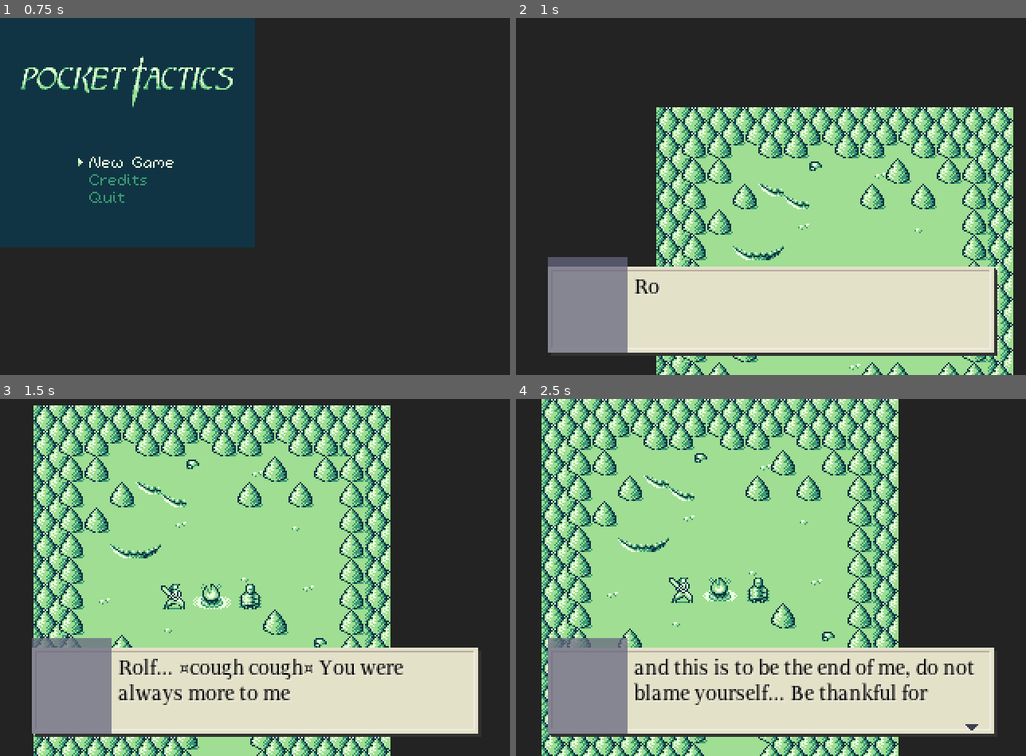
Above: before the commit, frames 1-4 (two rows, left to right).
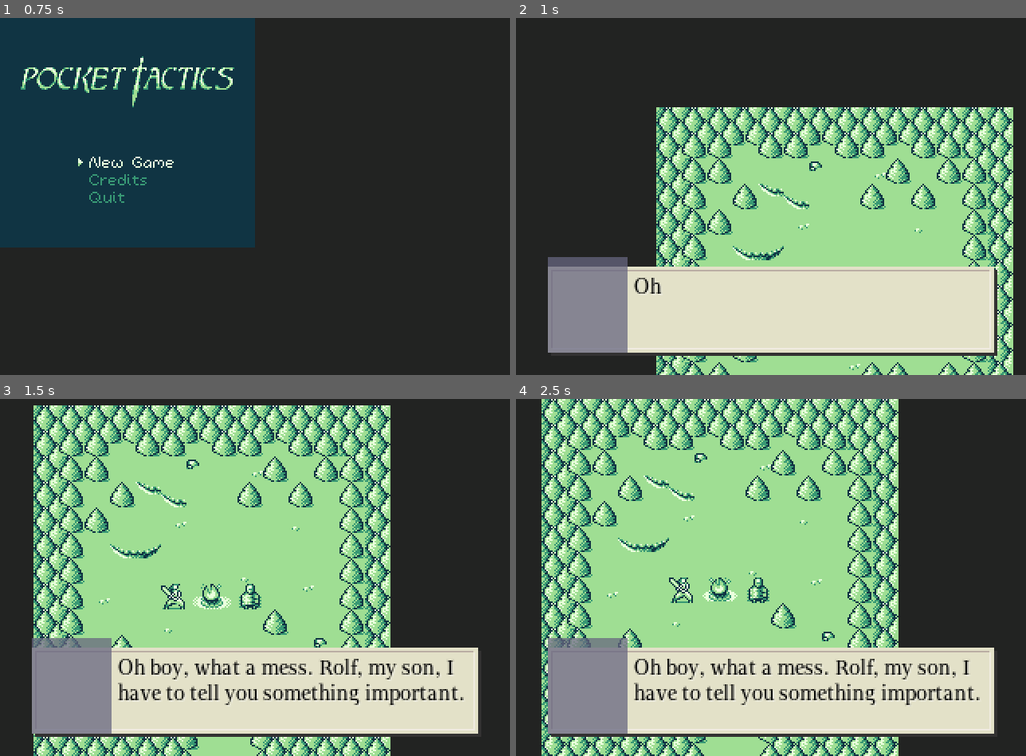
Above: after the commit, the same moments.

Repository: kevinlights/titan_tactics
Game: Godot game, scene res://scenes/landing.tscn
Two runs of this game, one before a commit and one after it. Both use one fixed random seed, a clock stepped at 60 frames per second and the inputs below.
Inputs (mouse positions are in pixels of both pictures, inside the frame that each line leads up to):
- Up to frame 1 (0.75 s): click "New Game" at 0.5 s
- Up to frame 2 (1 s): no input
- Up to frame 3 (1.5 s): move the mouse to (367, 559) at 1.27 s; hold Right (ui_right) from 1.28 s (still down); tap Keypad Enter (ui_accept) at 1.35 s
- Up to frame 4 (2.5 s): tap Keypad Enter (ui_accept) at 1.52, 1.82, 2.1, 2.27 s; move the mouse to (669, 595) at 2.02 s; release Right (ui_right) at 2.03 s; hold Down (ui_down) from 2.03 s (still down)

Frame 1 is identical in both runs. In frame 2, 0.2% of the frame differs, in the area x 23-29%, y 72-78%; in frame 3, 2.9%; in frame 4, 3.2%, in the area x 23-91%, y 72-93%.

Commit message:
Testing loading with new dialogue content

Diff:
--- a/example/3d_world.tscn
+++ b/example/3d_world.tscn
@@ -79,7 +79,7 @@
 pixel_size = 0.2
 axis = 1
 frames = SubResource( 10 )
-frame = 1
+frame = 4
 playing = true
 
 [node name="AnimatedSprite3D2" type="AnimatedSprite3D" parent="."]
@@ -90,6 +90,7 @@
 pixel_size = 0.2
 axis = 1
 frames = SubResource( 10 )
+frame = 3
 playing = true
 
 [node name="DirectionalLight" type="DirectionalLight" parent="."]
--- a/scenes/levels/level_0.tscn
+++ b/scenes/levels/level_0.tscn
@@ -1,143 +1,11 @@
-[gd_scene load_steps=25 format=2]
+[gd_scene load_steps=13 format=2]
 
 [ext_resource path="res://gfx/Animated/oldman.png" type="Texture" id=1]
 [ext_resource path="res://scenes/levels/level_meta_tileset.tres" type="TileSet" id=2]
 [ext_resource path="res://gfx/Maps/lv0.png" type="Texture" id=3]
 [ext_resource path="res://gfx/Animated/campfire.png" type="Texture" id=4]
-[ext_resource path="res://scripts/pt_dialogue.gd" type="Script" id=10]
+[ext_resource path="res://resources/intro_cutscene.dialogue" type="Resource" id=5]
 [ext_resource path="res://scripts/level.gd" type="Script" id=11]
-
-[sub_resource type="Resource" id=1]
-script = ExtResource( 10 )
-dialogue_id = "opening"
-portrait = 8
-trigger = 4
-trigger_id = ""
-title = "Ulrich:"
-text = "Rolf… ¤cough cough¤ You were always more to me"
-branches = [  ]
-audio_theme = ""
-
-[sub_resource type="Resource" id=2]
-script = ExtResource( 10 )
-dialogue_id = "response"
-portrait = 8
-trigger = 5
-trigger_id = "opening"
-title = ""
-text = "than a foster son… You are a close friend… If I do not make it before you return|and this is to be the end of me, do not blame yourself… Be thankful for|the days we have spent together…"
-branches = [  ]
-audio_theme = ""
-
-[sub_resource type="Resource" id=3]
-script = ExtResource( 10 )
-dialogue_id = "old"
-portrait = 6
-trigger = 5
-trigger_id = "response"
-title = "Rolf:"
-text = "I will not fail you. The Gods favour you for your"
-branches = [  ]
-audio_theme = ""
-
-[sub_resource type="Resource" id=4]
-script = ExtResource( 10 )
-dialogue_id = "new"
-portrait = 6
-trigger = 5
-trigger_id = "old"
-title = ""
-text = "good deeds and you still have many moons left. Cyan knows the way to the|healing well. The Hass could never have found it for only you and Cyan knew of|its location. We can be back within a fortnight. I have faith you can hold out."
-branches = [  ]
-audio_theme = ""
-
-[sub_resource type="Resource" id=5]
-script = ExtResource( 10 )
-dialogue_id = "stuff"
-portrait = 8
-trigger = 5
-trigger_id = "new"
-title = "Ulrich:"
-text = "The Hass send scouts out regularly in all directions"
-branches = [  ]
-audio_theme = ""
-
-[sub_resource type="Resource" id=6]
-script = ExtResource( 10 )
-dialogue_id = "things"
-portrait = 8
-trigger = 5
-trigger_id = "stuff"
-title = ""
-text = "searching for the forest settlement. You must be on your guard."
-branches = [  ]
-audio_theme = ""
-
-[sub_resource type="Resource" id=7]
-script = ExtResource( 10 )
-dialogue_id = "andthen"
-portrait = 6
-trigger = 5
-trigger_id = "things"
-title = "Rolf:"
-text = "You have taught Cyan and I all we know about the art"
-branches = [  ]
-audio_theme = ""
-
-[sub_resource type="Resource" id=8]
-script = ExtResource( 10 )
-dialogue_id = "taco"
-portrait = 6
-trigger = 5
-trigger_id = "andthen"
-title = ""
-text = "of combat. We can handle ourselves if the need arises. I won't waste time.|Cyan has gone ahead of me to bless our journey at the altar of oak… The herbs we|gathered should be enough to sustain and comfort you until we return."
-branches = [  ]
-audio_theme = ""
-
-[sub_resource type="Resource" id=9]
-script = ExtResource( 10 )
-dialogue_id = "borger"
-portrait = 8
-trigger = 5
-trigger_id = "taco"
-title = "Ulrich:"
-text = "….You are right. I have trained both you and Cyan"
-branches = [  ]
-audio_theme = ""
-
-[sub_resource type="Resource" id=10]
-script = ExtResource( 10 )
-dialogue_id = "fishtaco"
-portrait = 8
-trigger = 5
-trigger_id = "borger"
-title = ""
-text = "for ¤cough¤ battle should it come to it. I have faith ¤cough cough¤ that…|¤cough cough¤ you… ¤gasp¤ ¤cough cough cough¤"
-branches = [  ]
-audio_theme = ""
-
-[sub_resource type="Resource" id=11]
-script = ExtResource( 10 )
-dialogue_id = "lettuce"
-portrait = 6
-trigger = 5
-trigger_id = "fishtaco"
-title = "Rolf:"
-text = "Please, do not strain yourself. I am ready for"
-branches = [  ]
-audio_theme = ""
-
-[sub_resource type="Resource" id=12]
-script = ExtResource( 10 )
-dialogue_id = ""
-portrait = 6
-trigger = 5
-trigger_id = "lettuce"
-title = ""
-text = "this journey and will meet up with Cyan in the forest on the way to the caves.|Rest easy here with the spirits of the forest and we will be back as soon as|we are able…"
-branches = [  ]
-audio_theme = ""
 
 [sub_resource type="AtlasTexture" id=13]
 atlas = ExtResource( 4 )
@@ -174,17 +42,9 @@
 [node name="level" type="Node2D"]
 script = ExtResource( 11 )
 __meta__ = {
-"_editor_description_": "A LUSH FOREST
-FULL OF OLD
-BUILDINGS AND
-DEADLY FOES
-STANDS BEFORE
-YOU. YOU MAKE
-AN EFFORT NOT
-TO GET STUCK IN
-ANY QUICKWATER."
+"_editor_description_": ""
 }
-dialogue = [ SubResource( 1 ), SubResource( 2 ), SubResource( 3 ), SubResource( 4 ), SubResource( 5 ), SubResource( 6 ), SubResource( 7 ), SubResource( 8 ), SubResource( 9 ), SubResource( 10 ), SubResource( 11 ), SubResource( 12 ) ]
+start_dialogue = ExtResource( 5 )
 
 [node name="map" type="Sprite" parent="."]
 texture = ExtResource( 3 )
--- a/scripts/gui.gd
+++ b/scripts/gui.gd
@@ -177,7 +177,7 @@
 	back()
 	modal = true
 	active = true
-	print(content.text)
+	print(content.messages)
 	$dialogue_box.set_content(content)
 #	$dialogue_box.set_text(content.text)
 	$dialogue_box.show()
--- a/scripts/gui/dialogue_box.gd
+++ b/scripts/gui/dialogue_box.gd
@@ -11,6 +11,7 @@
 var text_blocks = []
 var current_block = ""
 var rng = RandomNumberGenerator.new()
+var index = 0
 
 # Called when the node enters the scene tree for the first time.
 func _ready():
@@ -55,7 +56,7 @@
 #		item.hide()
 #	$branches.hide()
 	content = dialogue_content
-	text_blocks = content.text.split("|")
+	text_blocks = content.messages[index].message.split("|")
 #	portrait.hide()
 #	if dialogue_content.audio_theme and dialogue_content.audio_theme != "":
 #		var music = get_tree().get_root().get_node("World/music")
@@ -115,4 +116,4 @@
 				$more.hide()
 		else:
 			print("dialogue completed")
-			content.complete()
+#			content.complete()
--- a/scripts/level.gd
+++ b/scripts/level.gd
@@ -1,6 +1,7 @@
 extends Node2D
 
-export(Array, Resource) var dialogue
+export(Resource) var start_dialogue
+export(Resource) var end_dialogue
 export(String) var add_character
 export(String) var remove_character
 
@@ -13,8 +14,11 @@
 	world.connect("win", self, "_on_end_level")
 	world.connect("all_enemies_eliminated", self, "_on_end_level")
 	world.connect("auto_deployed", self, "_on_start_level")
-	for content in dialogue:
-		content.connect("completed", self, "_on_dialogue_complete")
+#	for content in dialogue:
+	if start_dialogue:
+		start_dialogue.connect("completed", self, "_on_dialogue_complete")
+	if end_dialogue:
+		end_dialogue.connect("completed", self, "_on_dialogue_complete")
 	var triggers = get_tree().get_nodes_in_group ("dialogue_triggers")
 	print("level dialogue triggers: ", triggers.size())
 	for trigger in triggers:
@@ -33,30 +37,34 @@
 			Game.team.erase(found)
 
 func _on_start_level():
-	if dialogue.size() > 0 and dialogue[0].trigger == PT_Dialogue.TRIGGER.LEVEL:
-		gui.dialogue(dialogue[0])
+	if start_dialogue:
+		gui.dialogue(start_dialogue)
+#	if dialogue.size() > 0 and dialogue[0].trigger == PT_Dialogue.TRIGGER.LEVEL:
+#		gui.dialogue(dialogue[0])
 
 func _on_end_level():
 	print("dialog end level check")
-	if dialogue.size() > 0:
-		for content in dialogue:
-			if not content.consumed and content.trigger == PT_Dialogue.TRIGGER.LEVEL_COMPLETE:
-				gui.dialogue(content)
-				break
+	if end_dialogue:
+		gui.dialogue(end_dialogue)
+#	if dialogue.size() > 0:
+#		for content in dialogue:
+#			if not content.consumed and content.trigger == PT_Dialogue.TRIGGER.LEVEL_COMPLETE:
+#				gui.dialogue(content)
+#				break
 
 func _on_dialogue_complete(id):
 	print("completed ", id)
 	var followup = false
-	for content in dialogue:
-		var trigger_list = content.trigger_id.split(",")
-		if content.trigger == PT_Dialogue.TRIGGER.DIALOGUE and id in trigger_list: # content.trigger_id == id:
-			print("dialogue trigger content")
-			gui.call_deferred("dialogue", content)
-			followup = true
-#			gui.dialogue(content)
-	if !followup:
-		if not world.check_end_game(true):
-			call_deferred("return_control")
+#	for content in dialogue:
+#		var trigger_list = content.trigger_id.split(",")
+#		if content.trigger == PT_Dialogue.TRIGGER.DIALOGUE and id in trigger_list: # content.trigger_id == id:
+#			print("dialogue trigger content")
+#			gui.call_deferred("dialogue", content)
+#			followup = true
+##			gui.dialogue(content)
+#	if !followup:
+#		if not world.check_end_game(true):
+#			call_deferred("return_control")
 
 func return_control():
 	print("return control")
Not shown, added: resources/intro_cutscene.dialogue
Not shown, added: resources/intro_cutscene.dialogue.import
